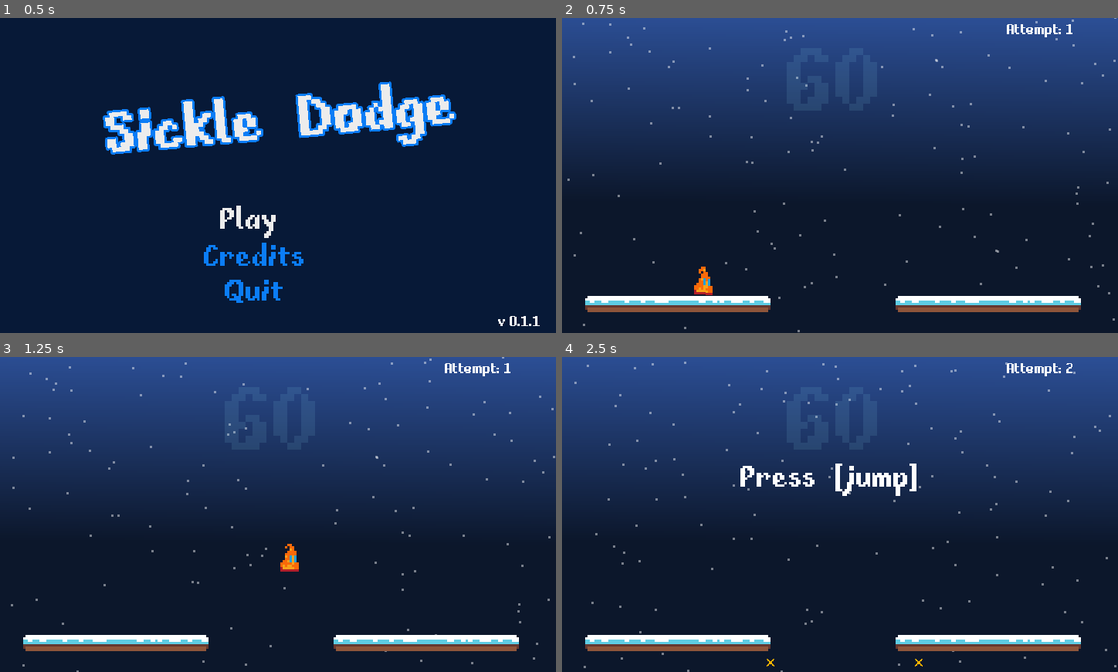
Above: before the commit, frames 1-4 (two rows, left to right).
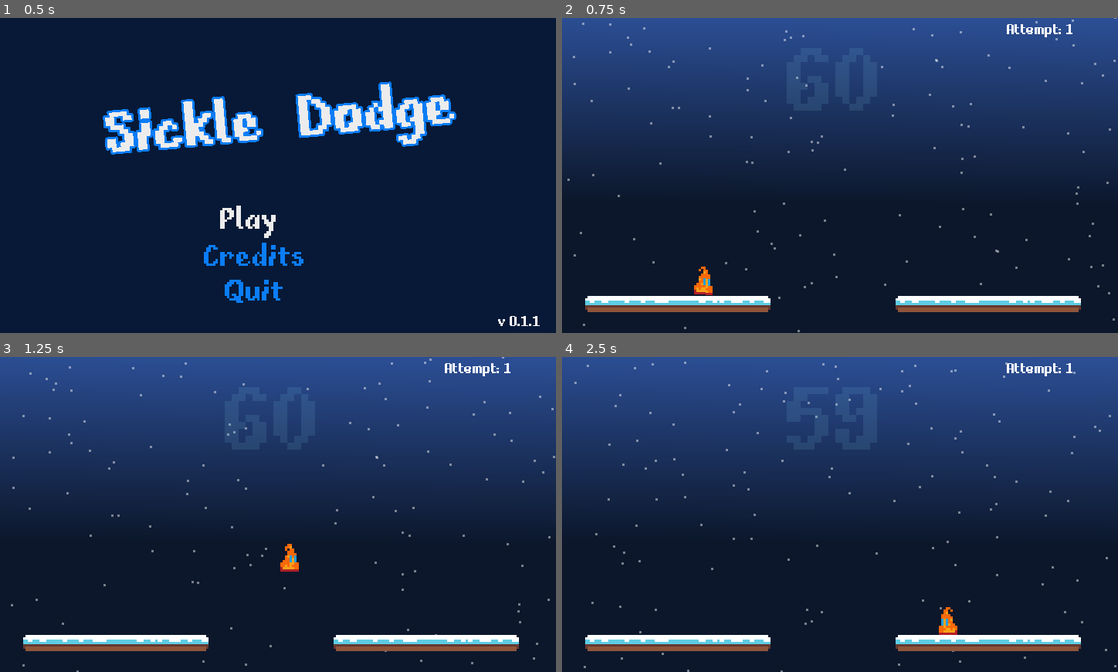
Above: after the commit, the same moments.

Repository: sugarvoid/winter-break-jam
Game: Godot game, scene res://game/menu/title_menu.tscn
The game is run twice, just before and just after one commit, with the same random seed, the same clock (stepped at 60 frames per second) and the same inputs. Sound files missing from this copy of the repository are replaced by a short silence.
Inputs:
- Up to frame 1 (0.5 s): no input
- Up to frame 2 (0.75 s): tap Enter (ui_accept) at 0.5 s; hold D (move_right) from 0.53 s (still down)
- Up to frame 3 (1.25 s): keep holding D (move_right); tap W (jump) at 0.77 s
- Up to frame 4 (2.5 s): tap W (jump) at 1.52 s; release D (move_right) at 2.03 s; hold A (move_left) from 2.03 s (still down)

Frame 1 is identical in both runs. In frame 2, less than 0.1% of the frame differs, in the area x 24-27%, y 79-87%; in frame 3, less than 0.1%; in frame 4, 1.1%, in the area x 32-92%, y 1-99%.

Commit message:
Lower player alpha while double jumping

Diff:
--- a/game/manager/hazard_manager/hazard_manager.gd
+++ b/game/manager/hazard_manager/hazard_manager.gd
@@ -59,10 +59,12 @@
 	self.hazard_container.call_deferred("add_child", new_wave)
 
 func _on_left_timeout() -> void:
-	_spawn_ice_sickle(bottom_left.global_position, DangerObject.MOVING_DIRECTION.RIGHT, 150)
+	_spawn_ice_sickle($CenterLeft.global_position, DangerObject.MOVING_DIRECTION.DOWN, 150)
+	## _spawn_ice_sickle(bottom_left.global_position, DangerObject.MOVING_DIRECTION.RIGHT, 150)
 
 func _on_right_timeout() -> void:
-	_spawn_ice_sickle(bottom_right.global_position, DangerObject.MOVING_DIRECTION.LEFT, 70)
+	_spawn_ice_sickle($R4.global_position, DangerObject.MOVING_DIRECTION.LEFT, 140)
+	## _spawn_ice_sickle(bottom_right.global_position, DangerObject.MOVING_DIRECTION.LEFT, 70)
 
 func spawn_hazard(sec: int) -> void:
 	match sec:
--- a/game/player/player.gd
+++ b/game/player/player.gd
@@ -14,7 +14,7 @@
 onready var standing_still_timer: Timer = get_node("StandingStillTimer")
 
 onready var animation_player: AnimationPlayer = get_node("AnimationPlayer")
-onready var hitbox: CollisionShape2D = get_node("CollisionShape2D")
+onready var hitbox: CollisionPolygon2D = get_node("CollisionShape")
 
 var velocity: Vector2 = Vector2.ZERO
 var speed: float =  130.0
@@ -45,10 +45,12 @@
 	animation_player.connect("animation_finished", self, "_animation_player_finished")
 
 func _reset_collsion_shape() -> void:
-	hitbox.shape.extents.y = 6
+	$AnimatedSprite.modulate.a = 1.00
+	hitbox.set_deferred("disabled", false)
 
 func _lower_collsion_shape() -> void:
-	hitbox.shape.extents.y = 3
+	$AnimatedSprite.modulate.a = 0.50
+	hitbox.set_deferred("disabled", true)
 
 func _process(delta):
 	if self.is_alive:
--- a/game/player/player.tscn
+++ b/game/player/player.tscn
@@ -70,9 +70,6 @@
 "speed": 10.0
 } ]
 
-[sub_resource type="RectangleShape2D" id=3]
-extents = Vector2( 3.5, 6 )
-
 [sub_resource type="Animation" id=4]
 resource_name = "flip"
 length = 0.35
@@ -95,16 +92,15 @@
 [node name="AnimatedSprite" type="AnimatedSprite" parent="."]
 rotation = 6.28319
 frames = SubResource( 2 )
-frame = 3
 playing = true
 
 [node name="Crown" type="Sprite" parent="AnimatedSprite"]
 visible = false
 texture = ExtResource( 4 )
 
-[node name="CollisionShape2D" type="CollisionShape2D" parent="."]
+[node name="CollisionShape" type="CollisionPolygon2D" parent="."]
 position = Vector2( -0.5, 1 )
-shape = SubResource( 3 )
+polygon = PoolVector2Array( -0.5, -6, 1.5, -6, 1.5, -3, 2.5, -2, 2.5, 2, 3.5, 2, 3.5, 6, -4.5, 6, -4.5, 3, -3.5, 2, -2.5, 1, -2.5, -1, -1.5, -3, -0.5, -5 )
 
 [node name="Position2D" type="Position2D" parent="."]
 position = Vector2( 0, 8 )
Not shown: 1 places in game/player/player.tscn that only renumber resources
Not shown, changed: changelog.md
